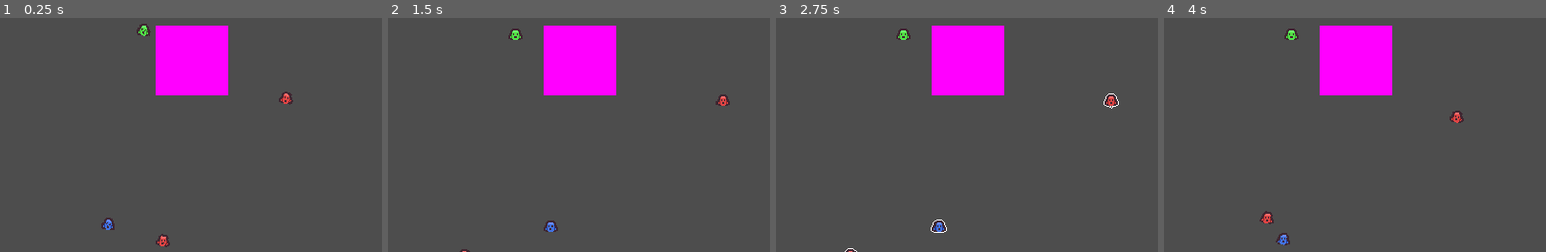
Above: before the commit, frames 1-4 (left to right).
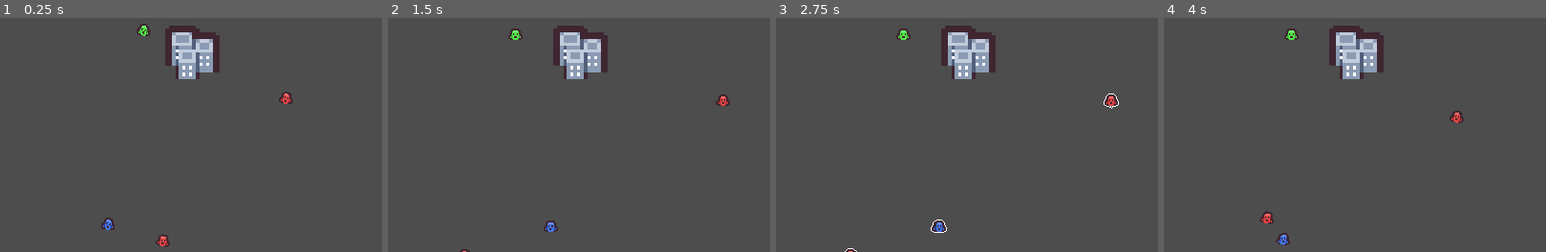
Above: after the commit, the same moments.

Repository: RiddimCrunch/TinyCreature-LudumDare56-
Game: Godot game, scene res://Scenes/World.tscn
The game is run twice, just before and just after one commit, with the same random seed, the same clock (stepped at 60 frames per second) and the same inputs.
Inputs (mouse positions are % of the whole screen's width and height, from its top left):
- Up to frame 1 (0.25 s): no input
- Up to frame 2 (1.5 s): move the mouse to (72, 45) at 0.52 s; hold Right (ui_right) 0.53-1.25 s; click (72, 45) at 0.67 s; tap Space (Jump) at 0.77 s; drag from (30, 55) to (99, 97) at 1.27 s
- Up to frame 3 (2.75 s): move the mouse to (60, 28) at 2.02 s; hold Right (ui_right) from 2.03 s (still down)
- Up to frame 4 (4 s): release Right (ui_right) at 2.75 s; drag from (45, 70) to (34, 93) at 2.77 s; move the mouse to (80, 65) at 3.52 s; hold Left (ui_left) from 3.53 s (still down); tap Space (Jump) at 3.77 s
The pictures show only the part of the screen within x 24-74%, y 42-92%; the shares and areas given below are measured in that part.

The runs differ from the first frame. In frame 1, 5.7% of the frame differs, in the area x 40-60%, y 3-34%; in frame 2, 5.7%; in frame 3, 5.7%; in frame 4, 5.7%.

Commit message:
hq sprite

Diff:
--- a/ludumdare/Scenes/HQ.tscn
+++ b/ludumdare/Scenes/HQ.tscn
@@ -1,8 +1,7 @@
 [gd_scene load_steps=4 format=3 uid="uid://bc70i730qk1bk"]
 
 [ext_resource type="Script" path="res://Scripts/spawner.gd" id="1_jl2fb"]
-
-[sub_resource type="PlaceholderTexture2D" id="PlaceholderTexture2D_4snq2"]
+[ext_resource type="Texture2D" uid="uid://dnerj141mlcga" path="res://Assets/tile_0008.png" id="2_cnm3h"]
 
 [sub_resource type="RectangleShape2D" id="RectangleShape2D_66760"]
 size = Vector2(183, 175)
@@ -11,9 +10,9 @@
 script = ExtResource("1_jl2fb")
 
 [node name="Sprite2D" type="Sprite2D" parent="."]
-position = Vector2(949, 602)
-scale = Vector2(182.625, 175.125)
-texture = SubResource("PlaceholderTexture2D_4snq2")
+position = Vector2(949, 582)
+scale = Vector2(8.5, 8.5)
+texture = ExtResource("2_cnm3h")
 
 [node name="SpawnerPosition" type="Marker2D" parent="."]
 position = Vector2(950, 600)
Binary file added: ludumdare/Assets/Cursor/flag.png
Binary file added: ludumdare/Assets/Cursor/pointer.png
Binary file added: ludumdare/Assets/tile_0008.png
